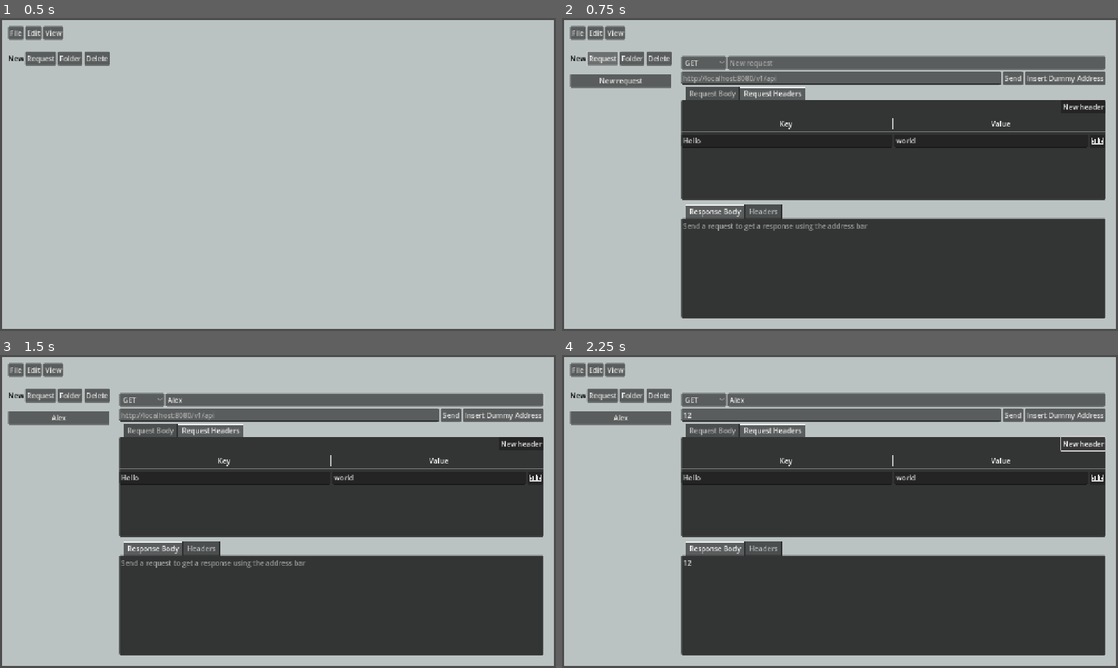
Above: before the commit, frames 1-4 (two rows, left to right).
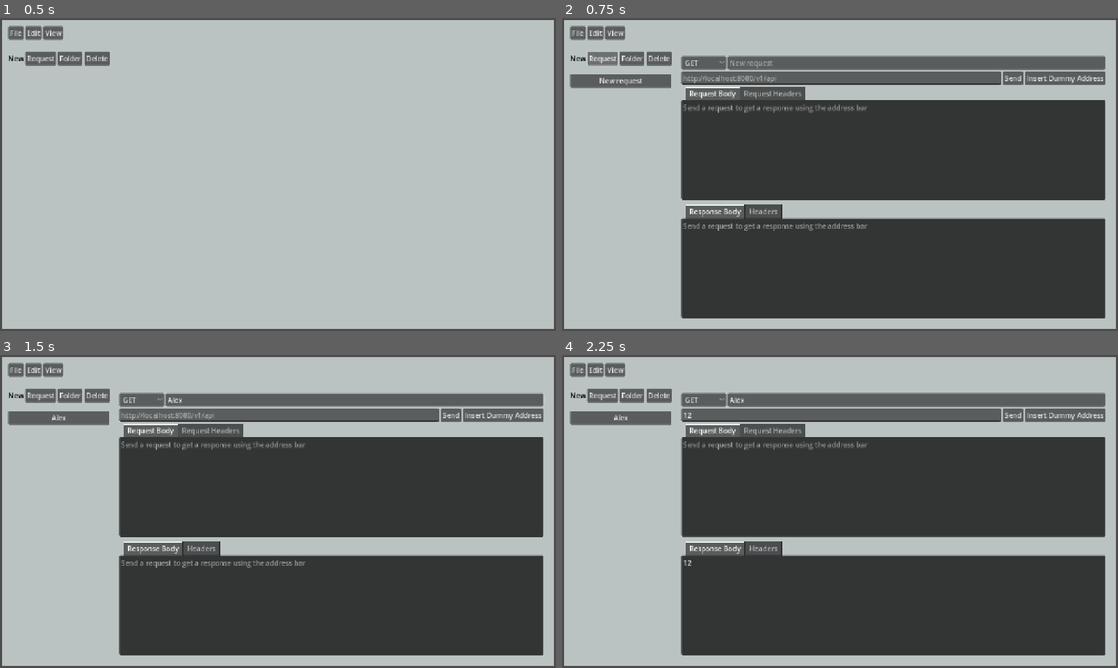
Above: after the commit, the same moments.

Repository: asiangoldfish/rest-client
Game: Godot game, scene res://levels/main.tscn
Same seed, same stepped clock (60 frames per second), same inputs: the game is played once before the commit and once after it.
Inputs (mouse positions are in pixels of both pictures, inside the frame that each line leads up to):
- Up to frame 1 (0.5 s): no input
- Up to frame 2 (0.75 s): click "Request" at 0.5 s
- Up to frame 3 (1.5 s): click (355, 398) at 1.27 s; type "Alex" at 1.35 s
- Up to frame 4 (2.25 s): click (840, 414) at 1.5 s; type "12" at 1.58 s; click (895, 605) at 1.73 s; type "12" at 1.82 s; click (1084, 442) at 2 s, where only the run before the commit has a clickable "New header"

Frame 1 is identical in both runs. In frame 2, 1.3% of the frame differs, in the area x 21-98%, y 22-58%; in frame 3, 1.3%; in frame 4, 1.5%.

Commit message:
Correctly load folders from file and multiselect to delete

Diff:
--- a/levels/main.gd
+++ b/levels/main.gd
@@ -7,6 +7,10 @@
 
 @onready var request_btn = preload("res://widgets/request_btn.tscn")
 @onready var request_folder: PackedScene = preload("res://widgets/request_folder.tscn")
+
+## This array lets us select multiple folders to perform some action on. We can
+## for example delete multiple folders simultaneously.
+var selected_folders: Array = []
 
 # Called when the node enters the scene tree for the first time.
 func _ready() -> void:
@@ -53,11 +57,10 @@
         var id: String = folder.name
         var display_name: String = folder.title
 
-        json_objects.append({
-            id: {
-                "name": display_name,
-                "type": "folder"
-            }})
+        json_objects[id] = {
+            "name": display_name,
+            "type": "folder"
+        }
 
         # A folder may be associated with a set of requests. We coulld
         # serialise them here, but to avoid code duplication we do it in a
@@ -102,7 +105,11 @@
     # Find all folders
     for request_id in RequestLoader.requests:
         assert(RequestLoader.requests.get(request_id), "No request ID was found")
-        var folder_name = RequestLoader.requests.get(request_id).get("folder")
+        var folder_type = RequestLoader.requests.get(request_id).get("type")
+        var folder_name = RequestLoader.requests.get(request_id).get("name")
+
+        if folder_type != "folder":
+            continue
 
         if folder_name and not folder_name.is_empty():
             # 1. Foldable Container
@@ -110,12 +117,16 @@
             requests_list.add_child(new_folder)
 
             new_folder.title = folder_name
+            new_folder.name = request_id
             new_folder.open_context_menu.connect(_open_folder_context_menu)
-            new_folders[folder_name] = new_folder
+            new_folder.is_selection_box_ticked.connect(_on_selection_folder_checked)
+            new_folders[request_id] = new_folder
 
     # 3. Associated requests
     for request_id in RequestLoader.requests:
         var req = RequestLoader.requests.get(request_id)
+        if req.get("type") != "request":
+            continue
 
         assert(req, "Request ID exists, but its meta data is null")
 
@@ -125,9 +136,9 @@
         new_btn.request_was_selected.connect(request_was_selected)
 
         # If the request is associated with a folder, it will go there.
-        var folder_name = req.get("folder")
-        if folder_name and not folder_name.is_empty():
-            new_folders[folder_name].add_item(new_btn)
+        var folder_id = req.get("folder")
+        if folder_id and not folder_id.is_empty():
+            new_folders[folder_id].add_item(new_btn)
         else:
             requests_list.add_child(new_btn)
 
@@ -157,6 +168,15 @@
     new_folder_popup.show()
 
     # See folder_name_confirmed() where the folder is created
+
+## Invoked when multiple folders are deleted at once.
+## TODO also delete request buttons
+func _on_delete_request_button_down() -> void:
+    for folder: RequestFolder in selected_folders:
+        requests_list.remove_child(folder)
+        folder.queue_free()
+    selected_folders.clear()
+
 
 # Signal Callbacks
 # ---------
@@ -172,7 +192,7 @@
 ## Invoked when the request menu tries to change a requests name/title
 func title_was_changed(request_id: String, new_text: String):
     for child in requests_list.get_children():
-        if child.request_id == request_id:
+        if child is RequestButton and child.request_id == request_id:
             child.text = new_text
 
 ## This is a callback when a request is selected from the requests list
@@ -183,3 +203,16 @@
 ## Open a request folder's context menu
 func _open_folder_context_menu(folder: RequestFolder) -> void:
     print("Open folder: " + folder.folder_name.text)
+
+## Invoked when a request folder checks itself for multi selection. We can for
+## example delete multiple folders at once.
+func _on_selection_folder_checked(folder: RequestFolder, is_checked: bool) -> void:
+    # Add to the array of folders
+    if is_checked:
+        assert(not folder in selected_folders,
+            "Tried to add an already existing folder to selected folders array")
+        selected_folders.append(folder)
+    elif not is_checked:
+        assert(folder in selected_folders,
+            "Tried to remove a folder from selected_folders, but it is not added")
+        selected_folders.erase(folder)
--- a/levels/main.tscn
+++ b/levels/main.tscn
@@ -138,3 +138,4 @@
 [connection signal="id_pressed" from="Panel/MarginContainer/VBoxContainer/MenuBar/File" to="Panel/MarginContainer/VBoxContainer/MenuBar" method="_on_file_id_pressed"]
 [connection signal="button_down" from="Panel/MarginContainer/VBoxContainer/HSplitContainer/VSplitContainer/RequestsList/NewButtons/NewRequest" to="." method="_on_new_request_button_down"]
 [connection signal="button_down" from="Panel/MarginContainer/VBoxContainer/HSplitContainer/VSplitContainer/RequestsList/NewButtons/NewFolder" to="." method="_on_new_folder_button_down"]
+[connection signal="button_down" from="Panel/MarginContainer/VBoxContainer/HSplitContainer/VSplitContainer/RequestsList/NewButtons/DeleteRequest" to="." method="_on_delete_request_button_down"]
--- a/levels/requests_list.gd
+++ b/levels/requests_list.gd
@@ -10,6 +10,6 @@
     print("Request '" + data.node.request_name + "' moved to requests list")
 
     var btn = data.node
-    btn.folder = ""
+    btn.folder_id = ""
     btn.get_parent().remove_child(btn)
     self.add_child(btn)
--- a/menus/request_menu.gd
+++ b/menus/request_menu.gd
@@ -214,3 +214,7 @@
 
 func _on_address_bar_text_changed(new_text: String) -> void:
     request.url = new_text
+
+
+func _on_request_body_text_changed() -> void:
+    request.request_body = request_body.text
--- a/menus/request_menu.tscn
+++ b/menus/request_menu.tscn
@@ -54,16 +54,16 @@
 [node name="TabContainer2" type="TabContainer" parent="VBoxContainer"]
 layout_mode = 2
 size_flags_vertical = 3
-current_tab = 1
+current_tab = 0
 
 [node name="Request Body" type="TextEdit" parent="VBoxContainer/TabContainer2"]
-visible = false
 layout_mode = 2
 size_flags_vertical = 3
 placeholder_text = "Send a request to get a response using the address bar"
 metadata/_tab_index = 0
 
 [node name="Request Headers" type="Panel" parent="VBoxContainer/TabContainer2"]
+visible = false
 layout_mode = 2
 size_flags_vertical = 3
 metadata/_tab_index = 1
@@ -108,3 +108,4 @@
 [connection signal="text_submitted" from="VBoxContainer/HBoxContainer/AddressBar" to="." method="_on_address_bar_text_submitted"]
 [connection signal="button_down" from="VBoxContainer/HBoxContainer/SendRequest" to="." method="_on_send_request_button_down"]
 [connection signal="button_down" from="VBoxContainer/HBoxContainer/DummyAddress" to="." method="_on_dummy_address_button_down"]
+[connection signal="text_changed" from="VBoxContainer/TabContainer2/Request Body" to="." method="_on_request_body_text_changed"]
--- a/widgets/request_folder.gd
+++ b/widgets/request_folder.gd
@@ -5,6 +5,13 @@
 @onready var arrow_label: Label = self.find_child("ArrowLabel")
 
 # Folder id: super.name
+
+## Selection lets the user multi-select folders to perform an action on
+##
+## Parameters:
+##   self: the request folder control node
+##   value: true or false
+signal is_selection_box_ticked
 
 ## Emitted whenever the context menu of a folder should be opened.
 signal open_context_menu
@@ -45,7 +52,7 @@
     print("Request '" + data.node.request_name + "' moved to folder '" + self.title + "'")
 
     var btn = data.node
-    btn.folder = self.title
+    btn.folder_id = self.name
     btn.get_parent().remove_child(btn)
     self.add_item(btn)
 
@@ -58,11 +65,12 @@
             if event.pressed:
                 self.is_expanded = !self.is_expanded
 
-func _on_context_menu(event: InputEvent) -> void:
-    if event is InputEventMouseButton:
-        if event.is_pressed() and event.button_index == MOUSE_BUTTON_RIGHT:
-            open_context_menu.emit(self)
-
 
 func _on_folder_name_text_changed(new_text: String) -> void:
     title = new_text
+
+    if not new_text.is_empty():
+        folder_name.caret_column = new_text.length()
+
+func _on_selection_box_toggled(toggled_on: bool) -> void:
+    is_selection_box_ticked.emit(self, toggled_on)
--- a/widgets/request_folder.tscn
+++ b/widgets/request_folder.tscn
@@ -11,6 +11,10 @@
 [sub_resource type="StyleBoxFlat" id="StyleBoxFlat_i8uqo"]
 bg_color = Color(0.6, 0.6, 0.6, 0)
 
+[sub_resource type="StyleBoxFlat" id="StyleBoxFlat_n0ywv"]
+
+[sub_resource type="StyleBoxEmpty" id="StyleBoxEmpty_i8uqo"]
+
 [node name="RequestFolder" type="PanelContainer"]
 offset_right = 135.0
 offset_bottom = 47.0
@@ -18,14 +22,16 @@
 
 [node name="VBoxContainer" type="VBoxContainer" parent="."]
 layout_mode = 2
+mouse_filter = 2
 
 [node name="HeaderContainer" type="PanelContainer" parent="VBoxContainer"]
 layout_mode = 2
-mouse_filter = 1
+mouse_filter = 2
 mouse_default_cursor_shape = 2
 
 [node name="MarginContainer" type="MarginContainer" parent="VBoxContainer/HeaderContainer"]
 layout_mode = 2
+mouse_filter = 2
 theme_override_constants/margin_left = 10
 theme_override_constants/margin_top = 5
 theme_override_constants/margin_right = 10
@@ -33,6 +39,7 @@
 
 [node name="HBoxContainer" type="HBoxContainer" parent="VBoxContainer/HeaderContainer/MarginContainer"]
 layout_mode = 2
+mouse_filter = 2
 
 [node name="ArrowLabel" type="Label" parent="VBoxContainer/HeaderContainer/MarginContainer/HBoxContainer"]
 layout_mode = 2
@@ -48,21 +55,33 @@
 [node name="FolderName" type="LineEdit" parent="VBoxContainer/HeaderContainer/MarginContainer/HBoxContainer"]
 layout_mode = 2
 size_flags_horizontal = 3
+mouse_filter = 1
 theme_override_styles/normal = SubResource("StyleBoxFlat_d7dth")
 theme_override_styles/focus = SubResource("StyleBoxFlat_i8uqo")
 placeholder_text = "New Folder"
+caret_blink = true
+caret_blink_interval = 0.6
 
-[node name="VBoxContainer" type="VBoxContainer" parent="VBoxContainer"]
+[node name="SelectionBox" type="CheckBox" parent="VBoxContainer/HeaderContainer/MarginContainer/HBoxContainer"]
 layout_mode = 2
-mouse_filter = 0
+theme_override_styles/normal = SubResource("StyleBoxFlat_n0ywv")
+theme_override_styles/focus = SubResource("StyleBoxEmpty_i8uqo")
+theme_override_colors/checkbox_unchecked_color = Color(5.912981, 5.912981, 5.912981, 1)
+flat = true
+icon_alignment = 1
 
-[node name="FolderContainer" type="MarginContainer" parent="VBoxContainer/VBoxContainer"]
+[node name="MarginContainer" type="MarginContainer" parent="VBoxContainer"]
 layout_mode = 2
 theme_override_constants/margin_left = 5
 theme_override_constants/margin_top = 5
 theme_override_constants/margin_right = 5
 theme_override_constants/margin_bottom = 5
 
-[connection signal="gui_input" from="." to="." method="_on_context_menu"]
+[node name="FolderContainer" type="VBoxContainer" parent="VBoxContainer/MarginContainer"]
+layout_mode = 2
+mouse_filter = 0
+
+[connection signal="gui_input" from="." to="." method="_on_header_container_gui_input"]
 [connection signal="gui_input" from="VBoxContainer/HeaderContainer" to="." method="_on_header_container_gui_input"]
 [connection signal="text_changed" from="VBoxContainer/HeaderContainer/MarginContainer/HBoxContainer/FolderName" to="." method="_on_folder_name_text_changed"]
+[connection signal="toggled" from="VBoxContainer/HeaderContainer/MarginContainer/HBoxContainer/SelectionBox" to="." method="_on_selection_box_toggled"]
Not shown: 1 places in widgets/request_folder.tscn that only renumber resources
